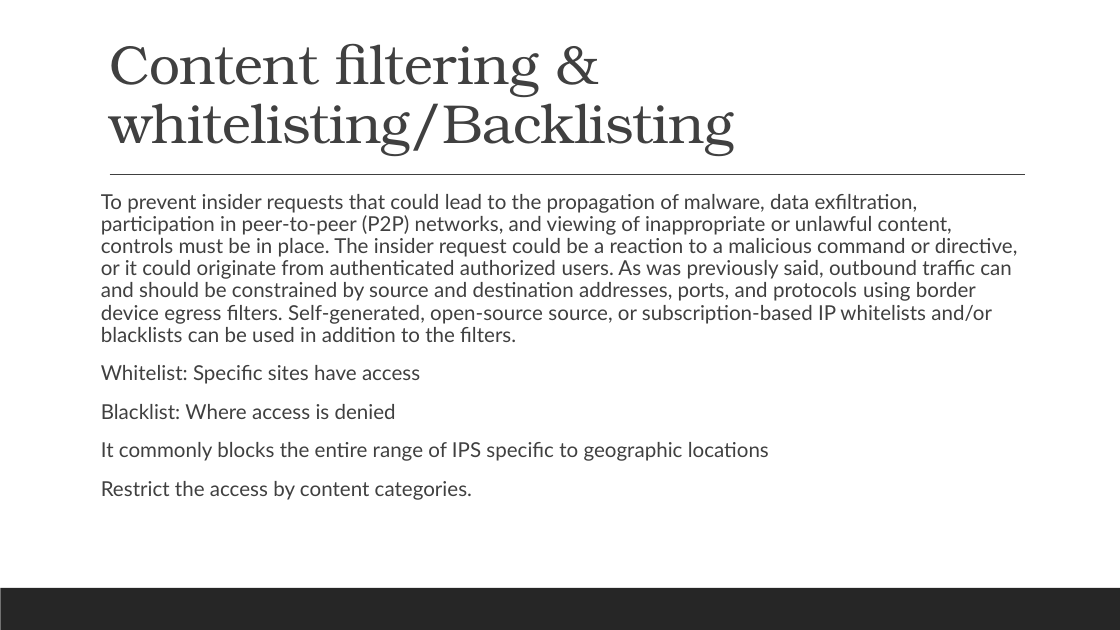
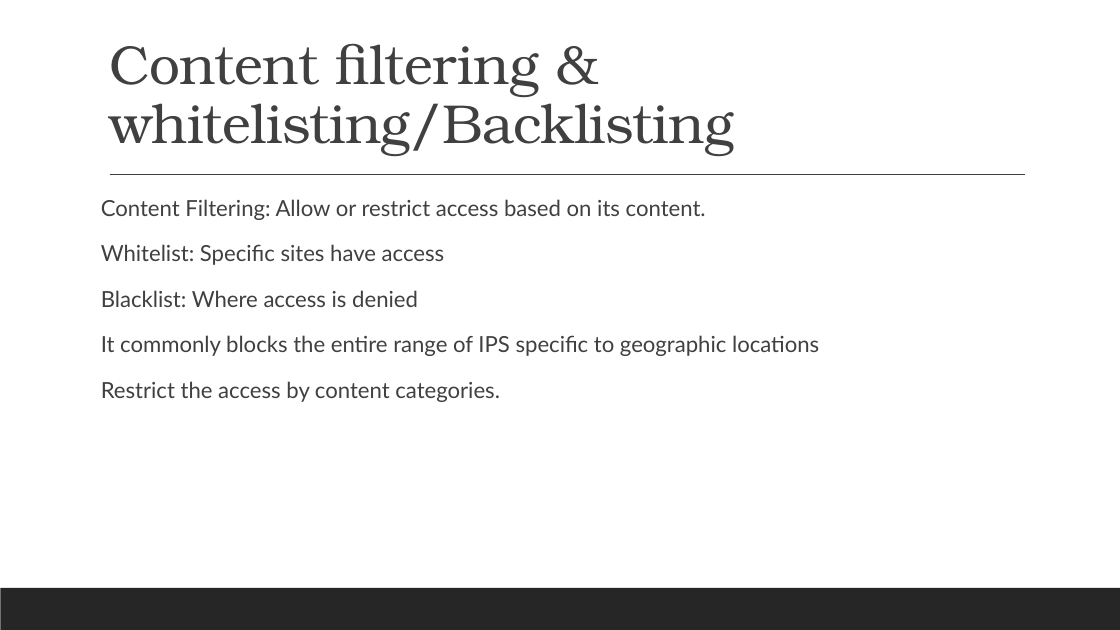
Before and after one commit to ronnie-1947/access-control-ppt, a slide deck: slide 27 of Access Control.pptx. Drawn at 1120x630 pixels with LibreOffice and Linux fonts; fonts in the diff are those of the drawing. Boxes give left, top, right and bottom in pixels: in the first picture for what was removed or moved away, otherwise in the second. Text is boxed around its words. In the diff, an @@ line names an element or a change of style, - is before the commit and + after.

Commit message:
changes made

```diff
--- a/Access Control.pptx
+++ b/Access Control.pptx
@@ text at (101, 199, 706, 220): text changed; size 17.6 to 19 pt @@
-To prevent insider requests that could lead to the propagation of malware, data exfiltration, participation in peer-to-peer (P2P) networks, and viewing of inappropriate or unlawful content, controls must be in place. The insider request could be a reaction to a malicious command or directive, or it could originate from authenticated authorized users. As was previously said, outbound traffic can and should be constrained by source and destination addresses, ports, and protocols using border device egress filters. Self-generated, open-source source, or subscription-based IP whitelists and/or blacklists can be used in addition to the filters.
+Content Filtering: Allow or restrict access based on its content.
@@ text at (101, 244, 819, 402): size 17.6 to 19 pt in "Whitelist: Specific sites have access", "Blacklist: Where access is denied", "It commonly blocks the entire range of ...", "Restrict the access by content categories."; line spacing 0.9 to 1.1 @@
```
Also in this commit, not shown: 14 other slides changed, 9 slides added, 1 slide removed.
